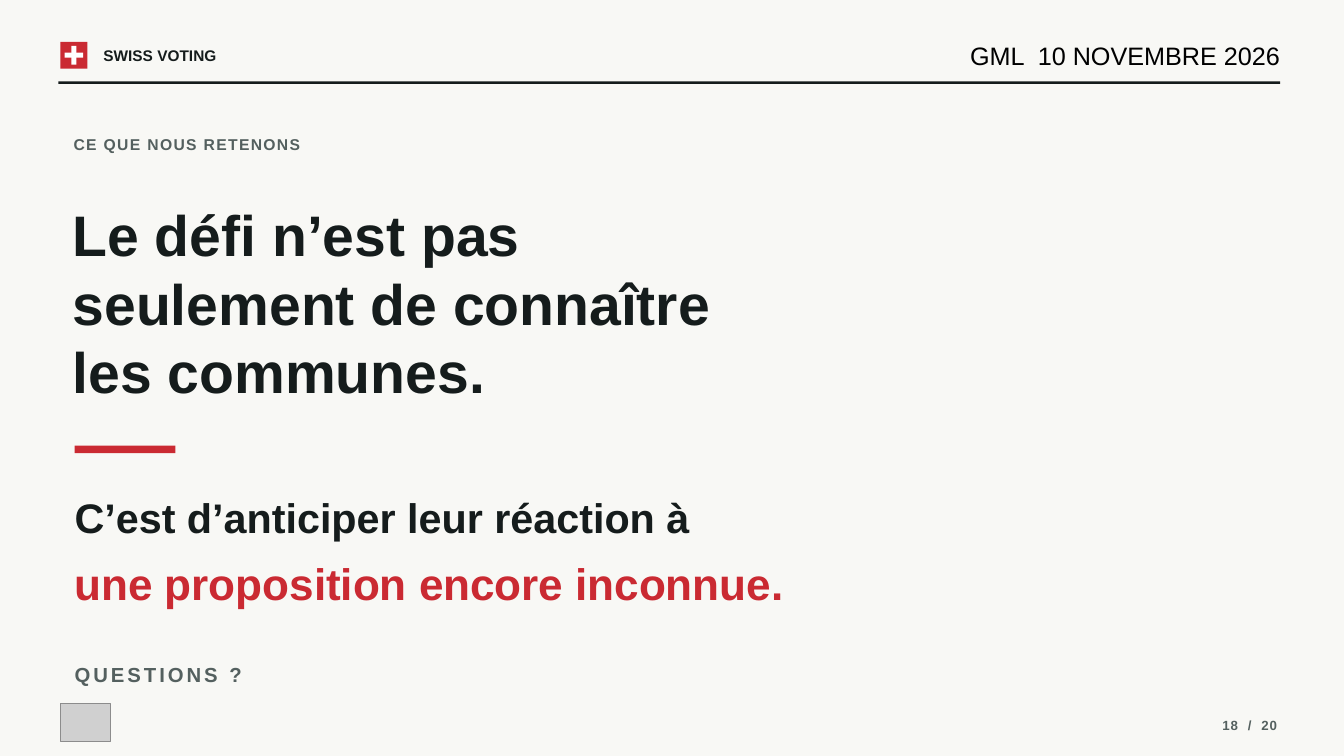
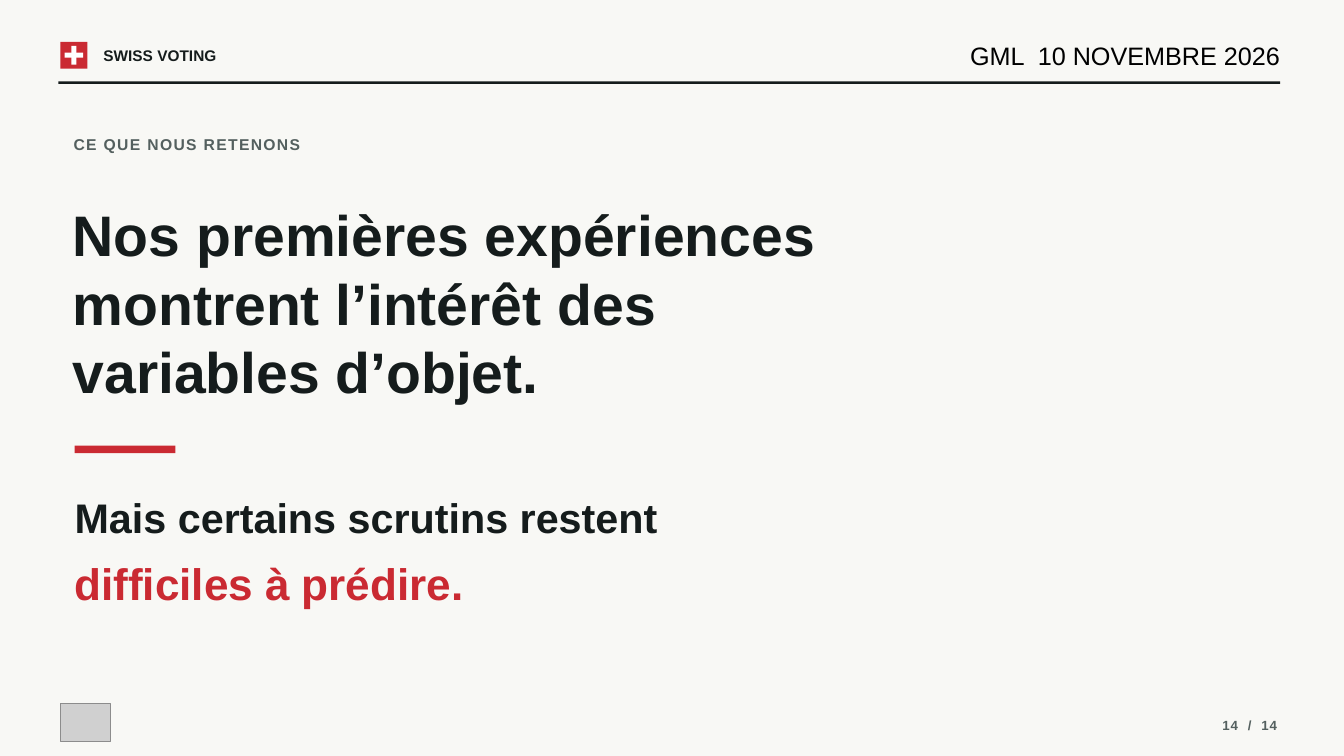
Before and after one commit to VictorGTheCoder/GML-Swiss-Voting, a slide deck: slide 13 of presentation/GML_Presentation.pptx (slide 18 before the commit). Drawn at 1344x756 pixels with LibreOffice and Linux fonts; fonts in the diff are those of the drawing; grey boxes stand for pictures. Boxes give left, top, right and bottom in pixels: in the first picture for what was removed or moved away, otherwise in the second. Text is boxed around its words. In the diff, an @@ line names an element or a change of style, - is before the commit and + after.

```diff
--- a/presentation/GML_Presentation.pptx
+++ b/presentation/GML_Presentation.pptx
@@ text at (73,214,815,404): text changed @@
-Le défi n’est pas
-seulement de connaître
-les communes.
+Nos premières expériences
+montrent l’intérêt des
+variables d’objet.
@@ text at (75,503,658,534): text changed @@
-C’est d’anticiper leur réaction à
+Mais certains scrutins restent
@@ text at (75,567,463,609): text changed @@
-une proposition encore inconnue.
+difficiles à prédire.
@@ text removed at (75,668,218,686) @@
-QUESTIONS ?
@@ text at (1222,721,1277,730): text changed @@
-18 / 20
+14 / 14
```
Also in this commit, not shown: 12 other slides changed, 7 slides removed, 1 other file.
